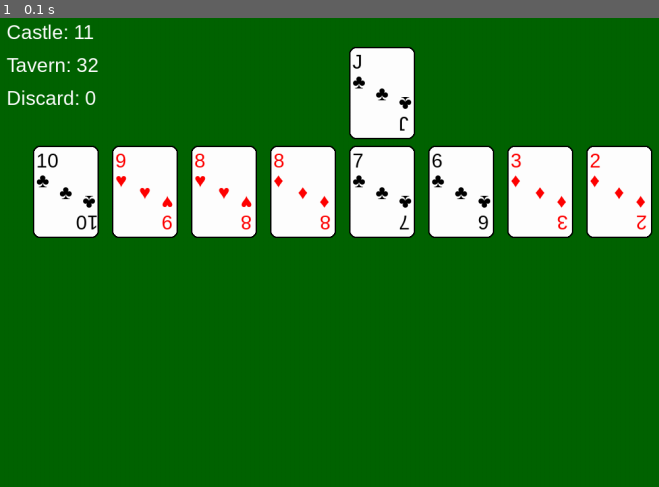
Above: before the commit, frame 1.
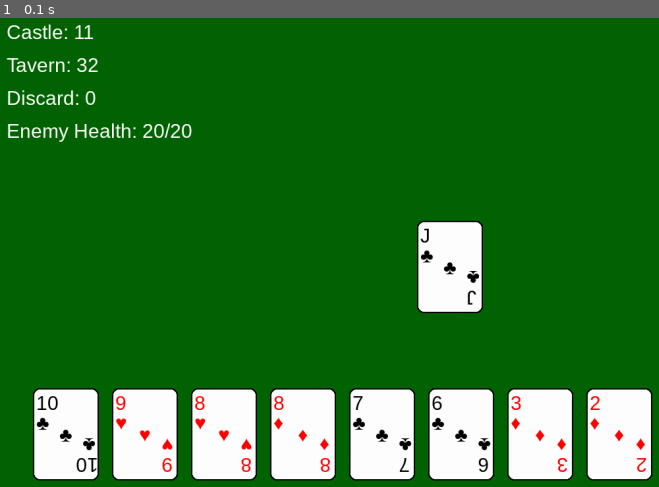
Above: after the commit, the same moment.

Repository: snsutton/regicide
Game: pygame game, started from main.py
Same seed, same stepped clock (60 frames per second), same inputs: the game is played once before the commit and once after it.
Inputs:
- Up to frame 1 (0.1 s): no input

The runs differ from the first frame. In frame 1, 35% of the frame differs, in the area x 1-100%, y 6-99%.

Commit message:
Add player input

Diff:
--- a/card.py
+++ b/card.py
@@ -17,6 +17,8 @@
     def __init__(self, rank, suit):
         self.rank = rank
         self.suit = suit
+        self.x = 0
+        self.y = 0
 
     def __str__(self):
         r = self.rank if len(self.rank) > 1 else f"{self.rank} "
@@ -56,8 +58,16 @@
     def __iter__(self):
         return iter([self.__str__()])
 
+    def pos(self):
+        return (self.x, self.y)
+
 
 class CardRenderer(BaseRenderer):
+
+    def __init__(self, screen):
+        super().__init__(screen)
+        self.x = 0
+        self.y = 0
 
     def draw_rounded_rect(self, surface, rect, color, radius=10):
         """Draw a rounded rectangle"""
@@ -101,3 +111,81 @@
             self.screen.blit(bottom_rank, (x + self.CARD_WIDTH - 25, y + self.CARD_HEIGHT - 40))
 
         self.screen.blit(bottom_suit, (x + self.CARD_WIDTH - 25, y + self.CARD_HEIGHT - 70))
+
+    def get_card_position(self, card):
+        """Return the position of a card"""
+        return card.pos()
+
+
+class CardInputHandler:
+
+    def __init__(self, card_renderer):
+        self.renderer = card_renderer
+        # Keep track of clicked card
+        self.selected_card = None
+        # Store which cards are being hovered
+        self.hovered_card = None
+
+    def is_point_inside_card(self, point, card_pos):
+        """Check if a point (x,y) is inside a card's rectangle"""
+        x, y = point
+        card_x, card_y = card_pos
+
+        # Get card dimensions from renderer
+        width = self.renderer.CARD_WIDTH
+        height = self.renderer.CARD_HEIGHT
+
+        # Check if point is within card boundaries
+        return (card_x <= x <= card_x + width and
+                card_y <= y <= card_y + height)
+
+    def handle_mouse_event(self, event, cards):
+        """Handle mouse events for a list of cards
+        Returns the clicked card (if any) and event type"""
+
+        mouse_pos = pygame.mouse.get_pos()
+
+        if event.type == pygame.MOUSEBUTTONDOWN:
+            # Check each card for clicks
+            for c in cards:
+                card_pos = self.renderer.get_card_position(c)
+                if self.is_point_inside_card(mouse_pos, card_pos):
+                    self.selected_card = c
+                    return {'type': 'card_clicked',
+                           'card': c,
+                           'position': mouse_pos}
+
+            # If we get here, no card was clicked
+            self.selected_card = None
+            return {'type': 'background_clicked',
+                   'position': mouse_pos}
+
+        elif event.type == pygame.MOUSEBUTTONUP:
+            # Handle card release
+            if self.selected_card:
+                old_card = self.selected_card
+                self.selected_card = None
+                return {'type': 'card_released',
+                       'card': old_card,
+                       'position': mouse_pos}
+
+        elif event.type == pygame.MOUSEMOTION:
+            # Check for hovering over cards
+            for c in cards:
+                card_pos = self.renderer.get_card_position(c)
+                if self.is_point_inside_card(mouse_pos, card_pos):
+                    if self.hovered_card != c:
+                        self.hovered_card = c
+                        return {'type': 'card_hover_start',
+                               'card': c,
+                               'position': mouse_pos}
+                    break
+            else:  # No card being hovered
+                if self.hovered_card:
+                    old_card = self.hovered_card
+                    self.hovered_card = None
+                    return {'type': 'card_hover_end',
+                           'card': old_card,
+                           'position': mouse_pos}
+
+        return None
--- a/enemy.py
+++ b/enemy.py
@@ -5,18 +5,18 @@
     def __init__(self, enemy_card):
         super().__init__(enemy_card.rank, enemy_card.suit)
         self.enemy = enemy_card
-        self.health = 0
+        self.starting_health = 0
 
         if self.enemy.rank == "J":
-            self.health = 20
+            self.starting_health = 20
         elif self.enemy.rank == "Q":
-            self.health = 30
+            self.starting_health = 30
         elif self.enemy.rank == "K":
-            self.health = 40
+            self.starting_health = 40
         else:
             raise ValueError("Invalid enemy card rank")
 
-        self.health_remaining = self.health
+        self.health_remaining = self.starting_health
 
     def __str__(self):
         return f"Enemy: \n{self.enemy} has {self.health_remaining} health remaining."
--- a/game.py
+++ b/game.py
@@ -81,3 +81,6 @@
 
         discard_text = self.font.render(f"Discard: {len(game.discard)}", True, self.WHITE)
         self.screen.blit(discard_text, (10, 110))
+
+        enemy_health = self.font.render(f"Enemy Health: {game.enemy.health_remaining}/{game.enemy.starting_health}", True, self.WHITE)
+        self.screen.blit(enemy_health, (10, 160))
--- a/main.py
+++ b/main.py
@@ -2,8 +2,9 @@
 
 import pygame
 
+from renderer import BaseRenderer
 from game import Game, GameRenderer
-from card import CardRenderer
+from card import CardRenderer, CardInputHandler
 
 def pygame_setup(g):
     pygame.init()
@@ -16,6 +17,9 @@
     # Create card renderer
     card_renderer = CardRenderer(screen)
 
+    # Create input handler
+    input_handler = CardInputHandler(card_renderer)
+
     # Create some sample cards
     cards = g.players[0].hand
     cards.sort()
@@ -26,15 +30,29 @@
             if event.type == pygame.QUIT:
                 running = False
 
+            # Handle mouse clicks
+            result = input_handler.handle_mouse_event(event, cards)
+            if result:
+                if result['type'] == 'card_clicked':
+                    print(f"Clicked {result['card'].rank} of {result['card'].suit}")
+                elif result['type'] == 'card_hover_start':
+                    print(f"Hovering over {result['card'].rank} of {result['card'].suit}")
+
         # Fill background
         screen.fill((0, 100, 0))  # Green table color
 
         game_renderer.draw_game(g)
-        card_renderer.draw_card(g.enemy, 50 + 4 * 120, 50)
 
-        # Draw cards in a row
+        # Draw enemy card on center of screen
+        x = screen.get_width() / 2 - BaseRenderer.CARD_WIDTH / 2
+        y = screen.get_height() / 2 - BaseRenderer.CARD_HEIGHT / 2
+        card_renderer.draw_card(g.enemy, x, y)
+
+        # Draw player hand
         for i, card in enumerate(cards):
-            card_renderer.draw_card(card, 50 + i * 120, 200)
+            card.x = 50 + i * 120
+            card.y = screen.get_height() - 200
+            card_renderer.draw_card(card, card.x, card.y)
 
         pygame.display.flip()
 
--- a/renderer.py
+++ b/renderer.py
@@ -1,6 +1,9 @@
 import pygame
 
 class BaseRenderer:
+
+    CARD_WIDTH = 100
+    CARD_HEIGHT = 140
 
     def __init__(self, screen):
         self.screen = screen
@@ -11,8 +14,8 @@
         self.RED = (255, 0, 0)
 
         # Card dimensions
-        self.CARD_WIDTH = 100
-        self.CARD_HEIGHT = 140
+        self.CARD_WIDTH = BaseRenderer.CARD_WIDTH
+        self.CARD_HEIGHT = BaseRenderer.CARD_HEIGHT
         self.CORNER_RADIUS = 10
 
         # Symbol mappings
